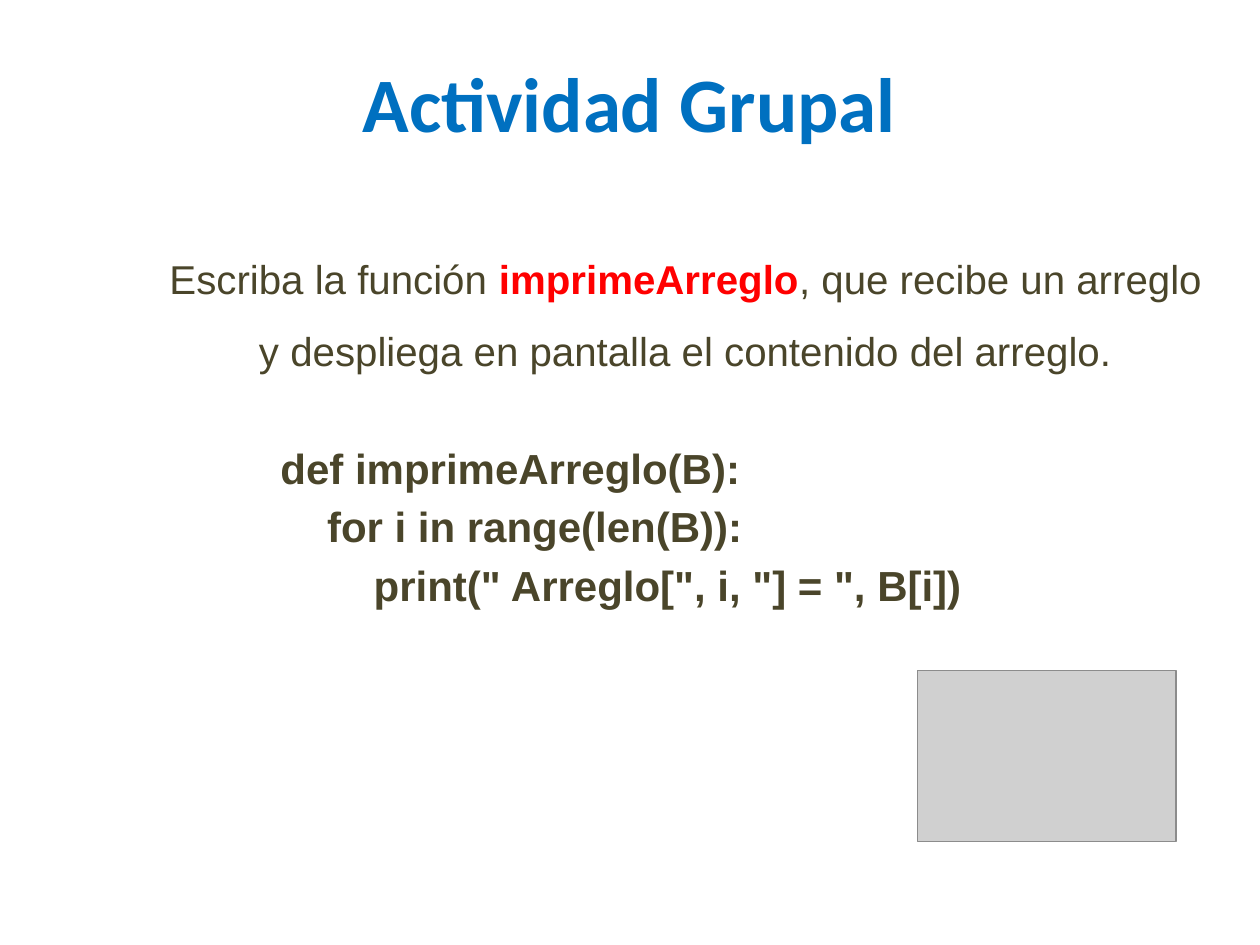
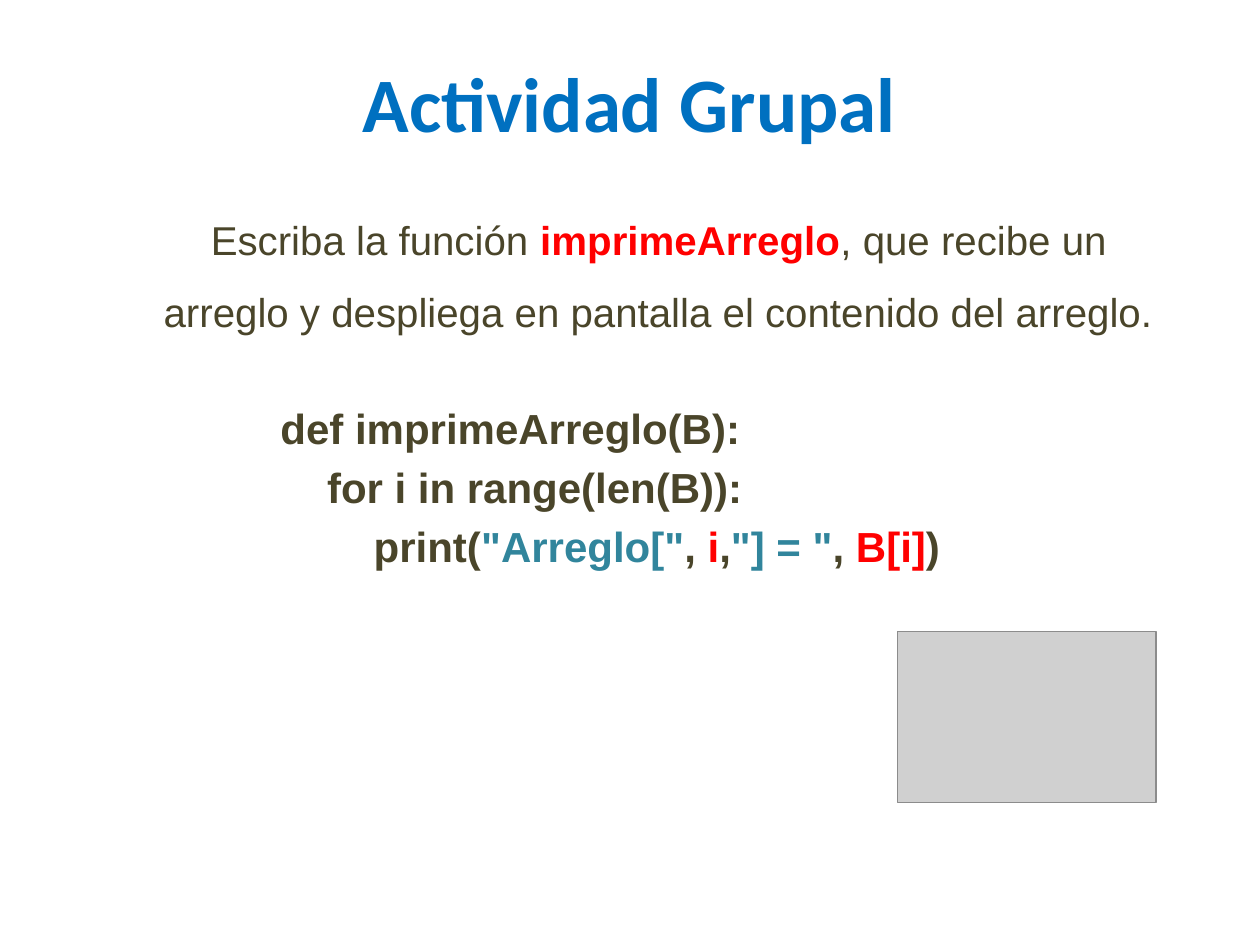
Before and after one commit to lizetheP/PensamientoC, a slide deck: slide 34 of calendario/documentos/7_Listas_Arreglos.pptx (slide 33 before the commit). Drawn at 1260x945 pixels with LibreOffice and Linux fonts; fonts in the diff are those of the drawing; grey boxes stand for pictures. Boxes give left, top, right and bottom in pixels: in the first picture for what was removed or moved away, otherwise in the second. Text is boxed around its words. In the diff, an @@ line names an element or a change of style, - is before the commit and + after.

```diff
--- a/calendario/documentos/7_Listas_Arreglos.pptx
+++ b/calendario/documentos/7_Listas_Arreglos.pptx
@@ text "Escriba la función imprimeArreglo, que ..." moved from (x1=169, y1=264, x2=1201, y2=610) to (x1=164, y1=225, x2=1152, y2=571) @@
@@ text at (x1=374, y1=531, x2=940, y2=571): text changed; text colour #4A452A to #31859C @@
-    print(" Arreglo[", i, "] = ", B[i])
+    print("Arreglo[", i,"] = ", B[i])
@@ picture moved from (x1=917, y1=670, x2=1176, y2=842) to (x1=897, y1=631, x2=1155, y2=803) @@
```
Also in this commit, not shown: 13 other slides changed, 1 slide added, 3 other files.
